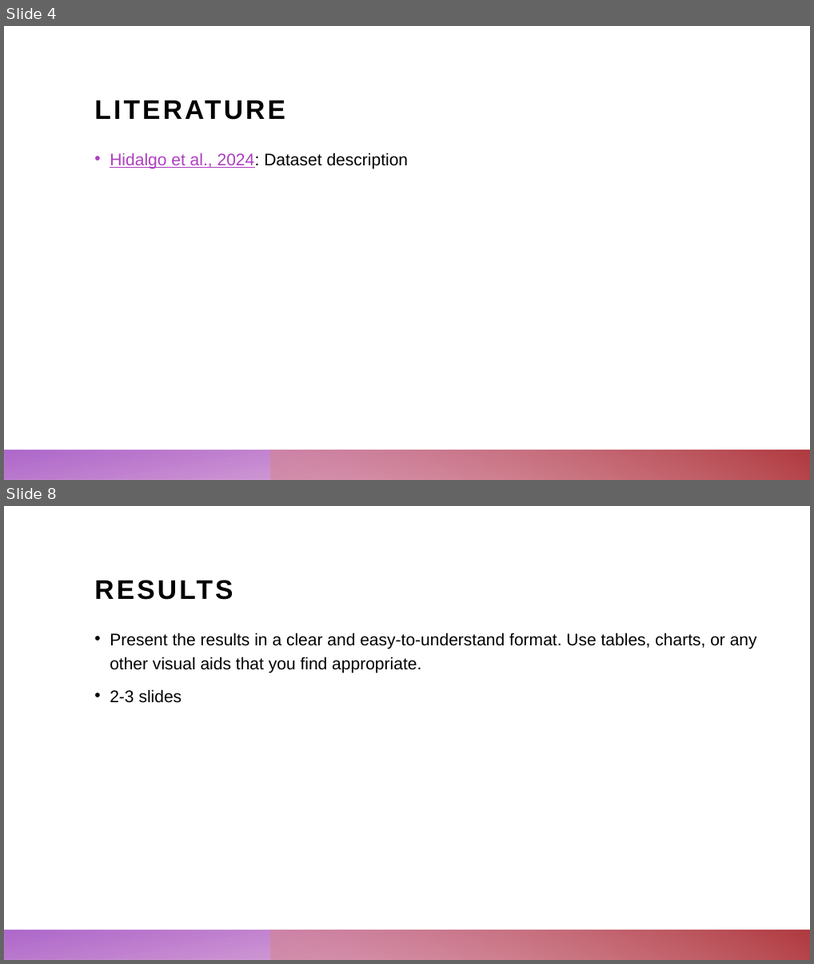
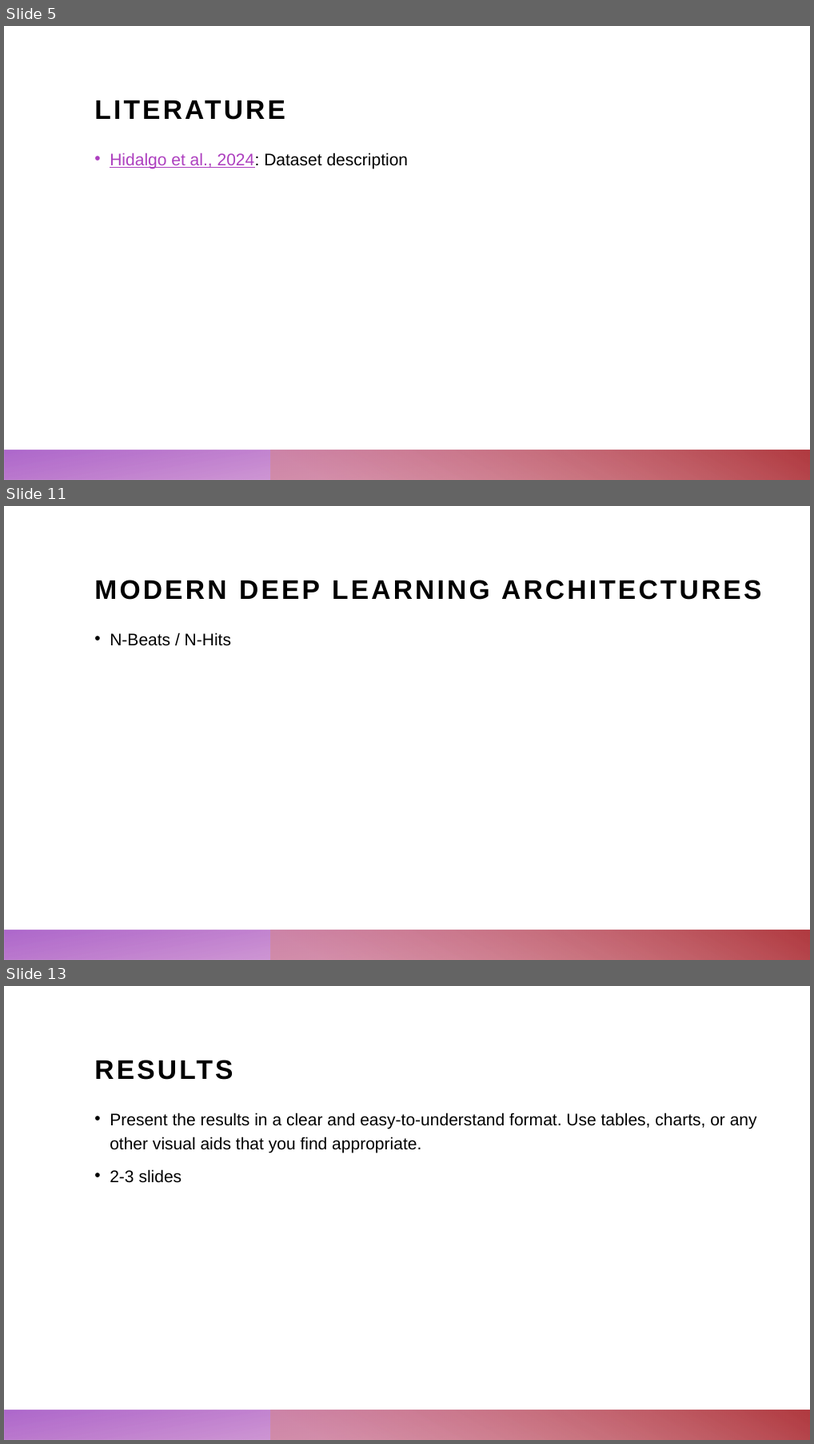
Before and after one commit to ChristopherKunze-Git/AdvancedTimeSeriesCourse-Engineering-Data, a slide deck: 4_Presentation/Blood_glucose_prediction.pptx. Shown one above the other, each under a label of ours: slides 4 and 8 before the commit, slides 5, 11 and 13 after it; the slides between them are not shown. The pictures are 814x964 and 814x1444 pixels, drawn with LibreOffice and Linux fonts; fonts in the diff are those of the drawing. Boxes give left, top, right and bottom in pixels: in the first picture for what was removed or moved away, otherwise in the second. Text is boxed around its words. In the diff, an @@ line names an element or a change of style, - is before the commit and + after.

```diff
--- a/4_Presentation/Blood_glucose_prediction.pptx
+++ b/4_Presentation/Blood_glucose_prediction.pptx
@@ slide 11 added at (4,506,810,960), background #FFFFFF; not listed: 2 template elements that a slide beside it also shows @@
@@ title added at (94,580,762,600), 32 pt, text #000000, bold @@
+MODERN DEEP LEARNING ARCHITECTURES
@@ text added at (110,632,231,646), 20 pt, text #000000 @@
+• N-Beats / N-Hits
@@ what was slide 4 is now slide 5 @@
@@ what was slide 8 is now slide 13 @@
```
Also in this commit, not shown: 4 slides changed, 5 other slides added, 1 slide removed.
